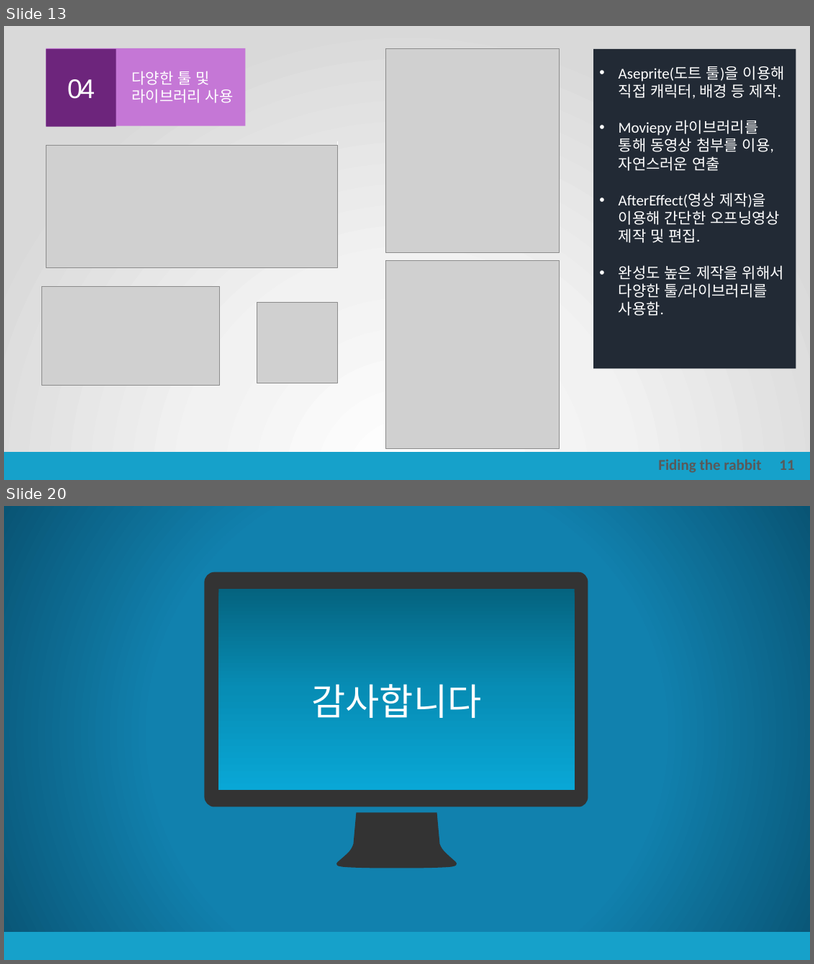
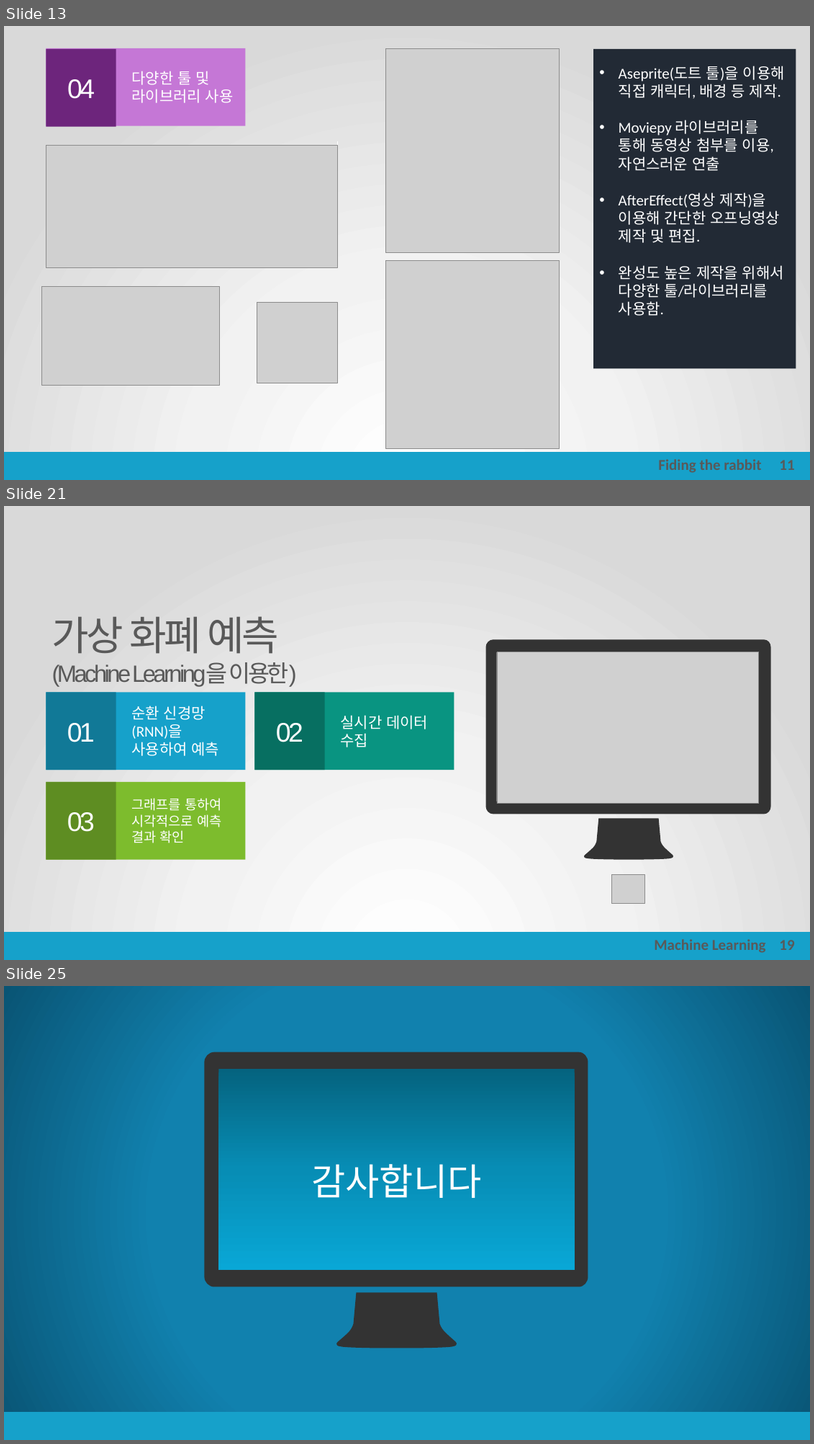
Before and after one commit to korca0220/old_project_store, a slide deck: portfolio/포트폴리오.pptx. Shown one above the other, each under a label of ours: slides 13 and 20 before the commit, slides 13, 21 and 25 after it; the slides between them are not shown. The pictures are 814x964 and 814x1444 pixels, drawn with LibreOffice and Linux fonts; fonts in the diff are those of the drawing; grey boxes stand for pictures. Boxes give left, top, right and bottom in pixels: in the first picture for what was removed or moved away, otherwise in the second. Text is boxed around its words. In the diff, an @@ line names an element or a change of style, - is before the commit and + after.

```diff
--- a/portfolio/포트폴리오.pptx
+++ b/portfolio/포트폴리오.pptx
@@ slide 21 added at [4, 506, 810, 960], background gradient #FFFFFF to #F2F2F2 to #D9D9D9; not listed: 1 template element that a slide beside it also shows @@
@@ text added at [52, 616, 297, 687], 28 pt, text #595959 @@
+가상 화폐 예측
+(Machine Learning을 이용한)
@@ freeform shape added at [486, 640, 772, 814], fill #333333 @@
@@ picture added at [497, 651, 759, 803] @@
@@ rectangle added at [46, 692, 245, 770], fill #16A1CA, 18 pt, text #FFFFFF @@
+순환 신경망(RNN)을 사용하여 예측
@@ rectangle added at [46, 692, 116, 770], fill #117997, 32 pt, text #FFFFFF @@
+01
@@ rectangle added at [255, 692, 455, 770], fill #099481, 18 pt, text #FFFFFF @@
+실시간 데이터 수집
@@ rectangle added at [255, 692, 325, 770], fill #076F61, 32 pt, text #FFFFFF @@
+02
@@ rectangle added at [46, 782, 245, 860], fill #7DBC2D, 16 pt, text #FFFFFF @@
+그래프를 통하여 시각적으로 예측 결과 확인
@@ rectangle added at [46, 782, 116, 860], fill #5E8D22, 32 pt, text #FFFFFF @@
+03
@@ freeform shape added at [581, 818, 677, 860], fill #333333 @@
@@ picture added at [612, 875, 645, 903] @@
@@ text added at [654, 939, 766, 952], 18 pt, text #595959, bold @@
+Machine Learning
@@ text added at [779, 939, 795, 950], 18 pt, text #595959, bold @@
+19
@@ what was slide 20 is now slide 25 @@
```
Also in this commit, not shown: 8 slides changed, 4 other slides added, 19 other files.
